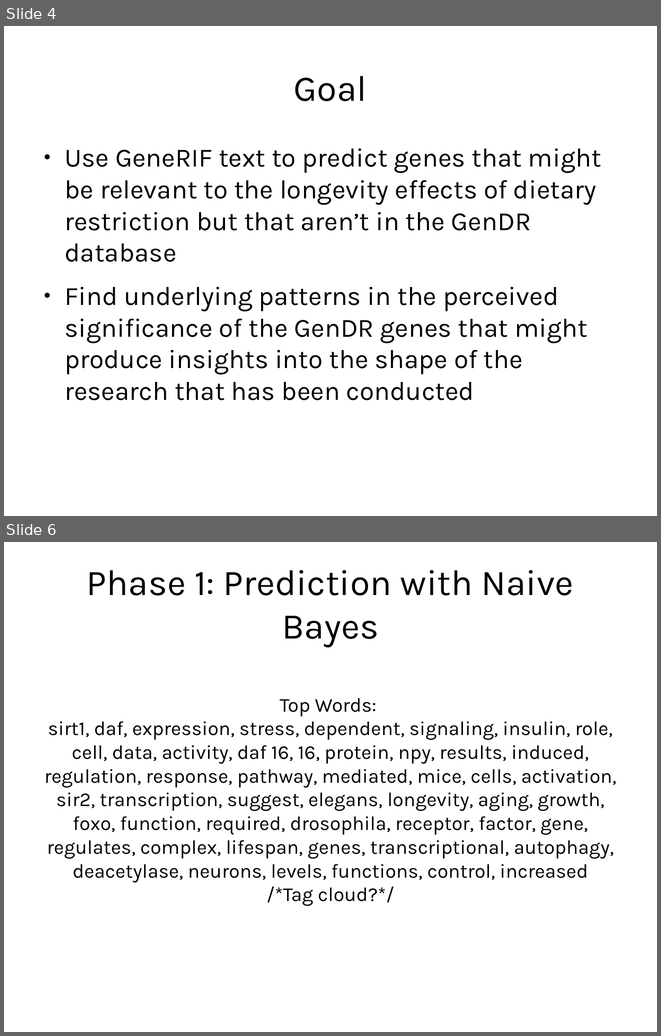
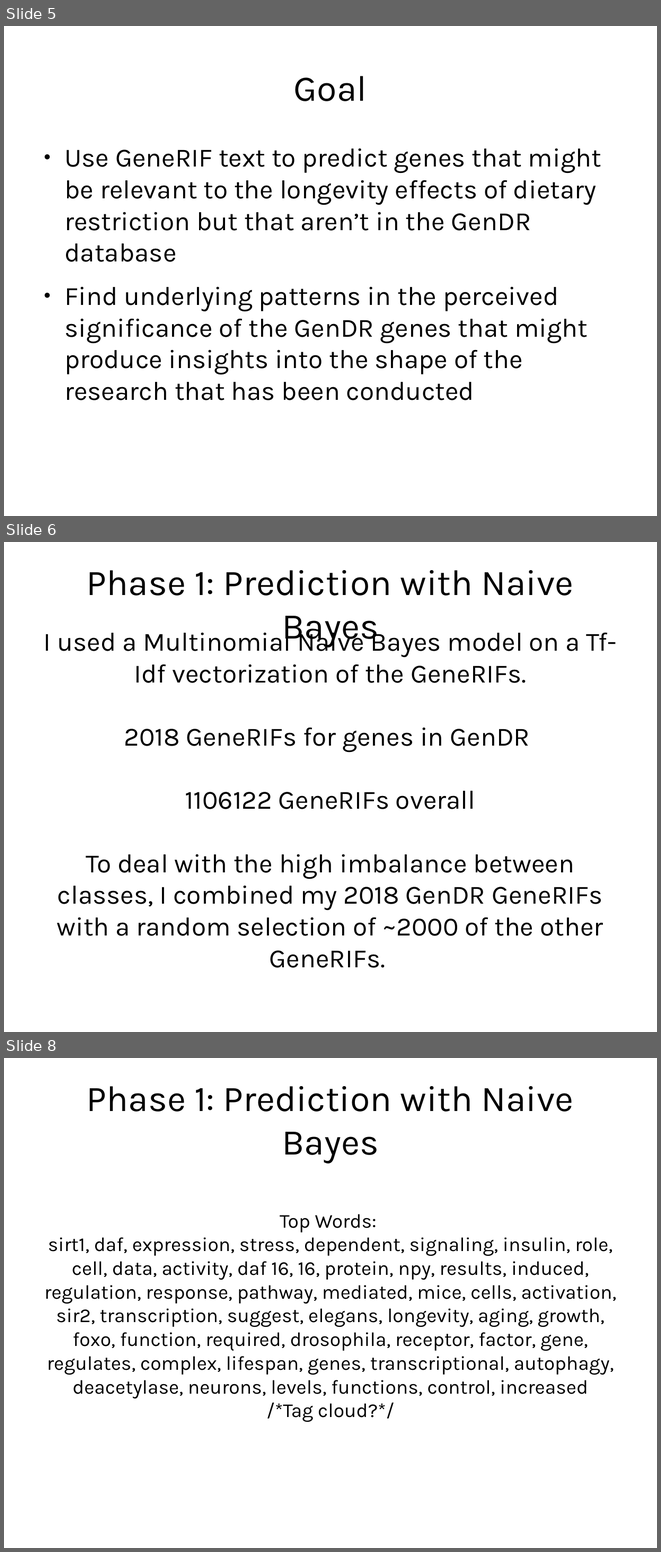
Before and after one commit to DeepwaterCreations/genDR-generif-analysis, a slide deck: presentation.odp. Shown one above the other, each under a label of ours: slides 4 and 6 before the commit, slides 5, 6 and 8 after it; the slides between them are not shown. The pictures are 661x1036 and 661x1552 pixels, drawn with LibreOffice and Linux fonts; fonts in the diff are those of the drawing. Boxes give left, top, right and bottom in pixels: in the first picture for what was removed or moved away, otherwise in the second. Text is boxed around its words. In the diff, an @@ line names an element or a change of style, - is before the commit and + after.

```diff
--- a/presentation.odp
+++ b/presentation.odp
@@ slide 6 added at (x1=4, y1=542, x2=657, y2=1032), background #FFFFFF @@
@@ title added at (x1=87, y1=570, x2=574, y2=647), 44 pt, text #000000 @@
+Phase 1: Prediction with Naive Bayes
@@ subtitle added at (x1=44, y1=627, x2=617, y2=968), 32 pt, text #000000 @@
+I used a Multinomial Naive Bayes model on a Tf-Idf vectorization of the GeneRIFs.
+2018 GeneRIFs for genes in GenDR
+1106122 GeneRIFs overall
+To deal with the high imbalance between classes, I combined my 2018 GenDR GeneRIFs with a random selection of ~2000 of the other GeneRIFs.
@@ what was slide 4 is now slide 5 @@
@@ what was slide 6 is now slide 8 @@
```
Also in this commit, not shown: 2 slides changed, 2 other slides added, 1 slide removed.
